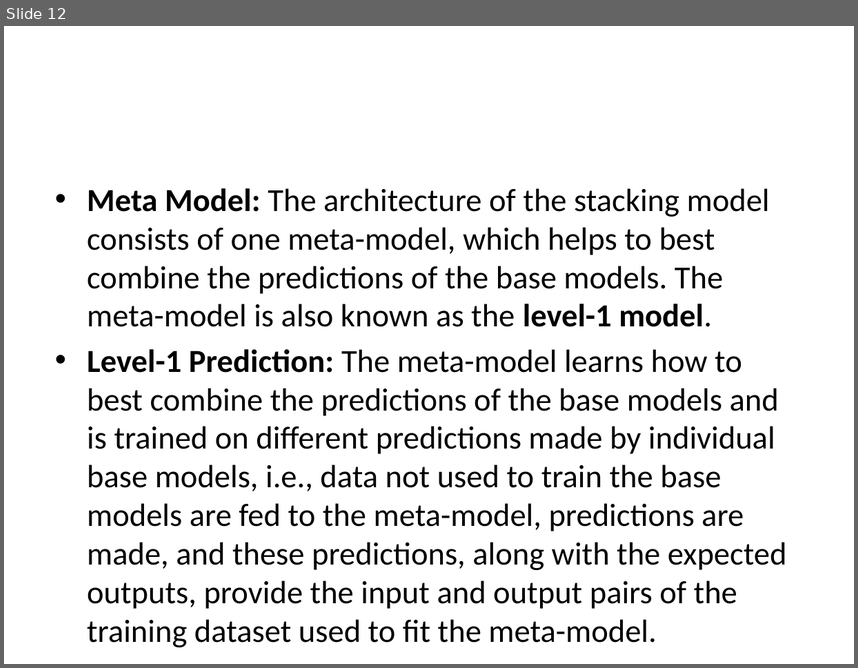
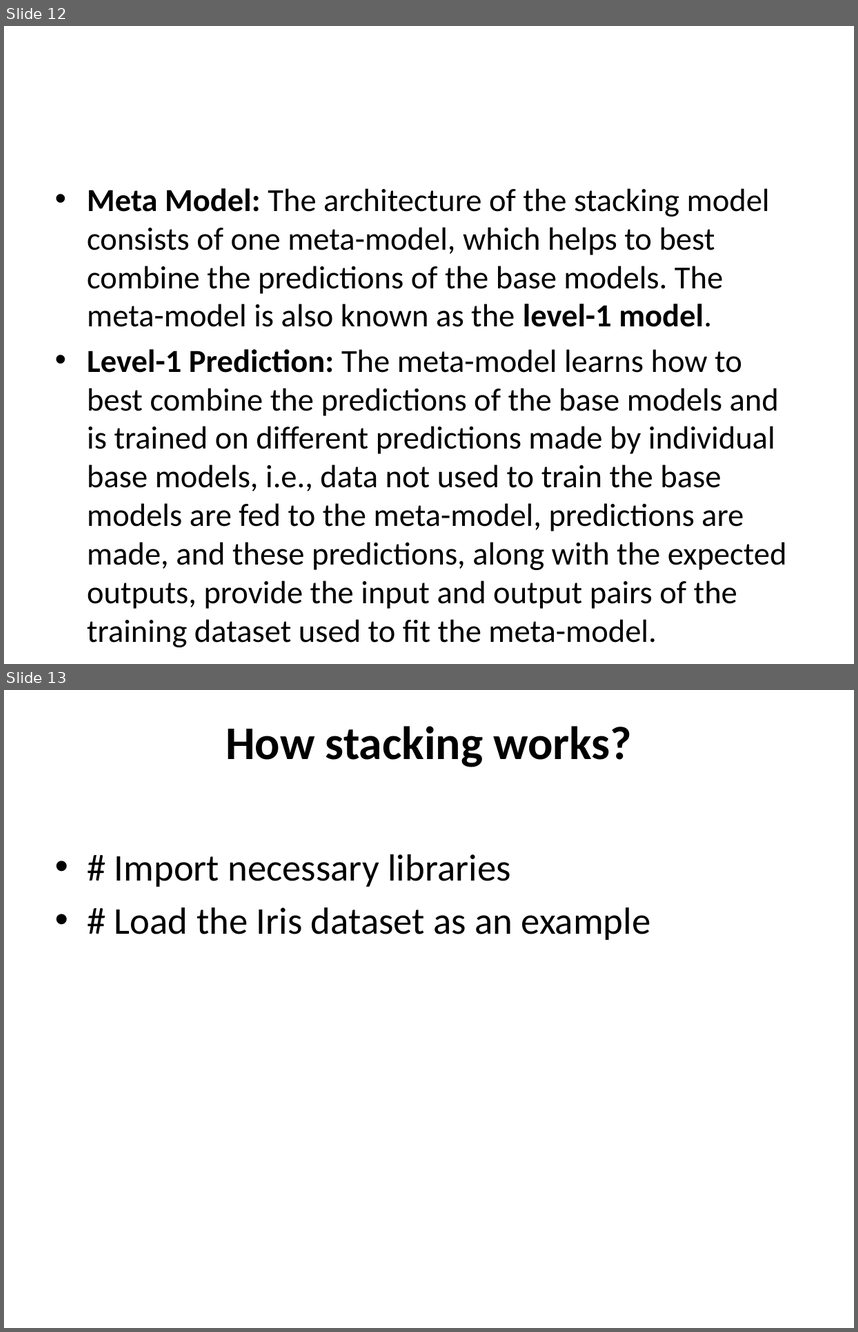
Before and after one commit to devipriyak/Machine-Learning-AI_ML-21-BAtch-V-sem, a slide deck: Ensemble Learning.pptx. Shown one above the other, each under a label of ours: slide 12 before the commit, slides 12 and 13 after it. The pictures are 858x668 and 858x1332 pixels, drawn with LibreOffice and Linux fonts; fonts in the diff are those of the drawing. Boxes give left, top, right and bottom in pixels: in the first picture for what was removed or moved away, otherwise in the second. Text is boxed around its words. In the diff, an @@ line names an element or a change of style, - is before the commit and + after.

```diff
--- a/Ensemble Learning.pptx
+++ b/Ensemble Learning.pptx
@@ slide 13 added at box(4, 690, 854, 1328), background #FFFFFF @@
@@ title added at box(225, 726, 633, 767), 39.6 pt, text #000000, bold @@
+How stacking works?
@@ text added at box(114, 854, 651, 940), 32 pt, text #000000 @@
+• # Import necessary libraries
+• # Load the Iris dataset as an example
```
Also in this commit, not shown: 1 slide changed, 8 other slides added, 1 slide removed.
